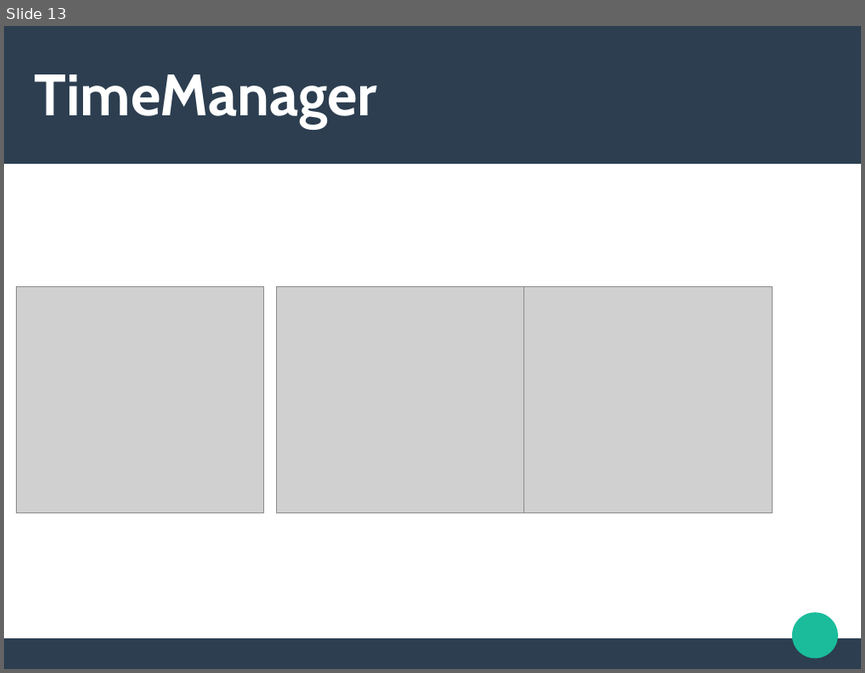
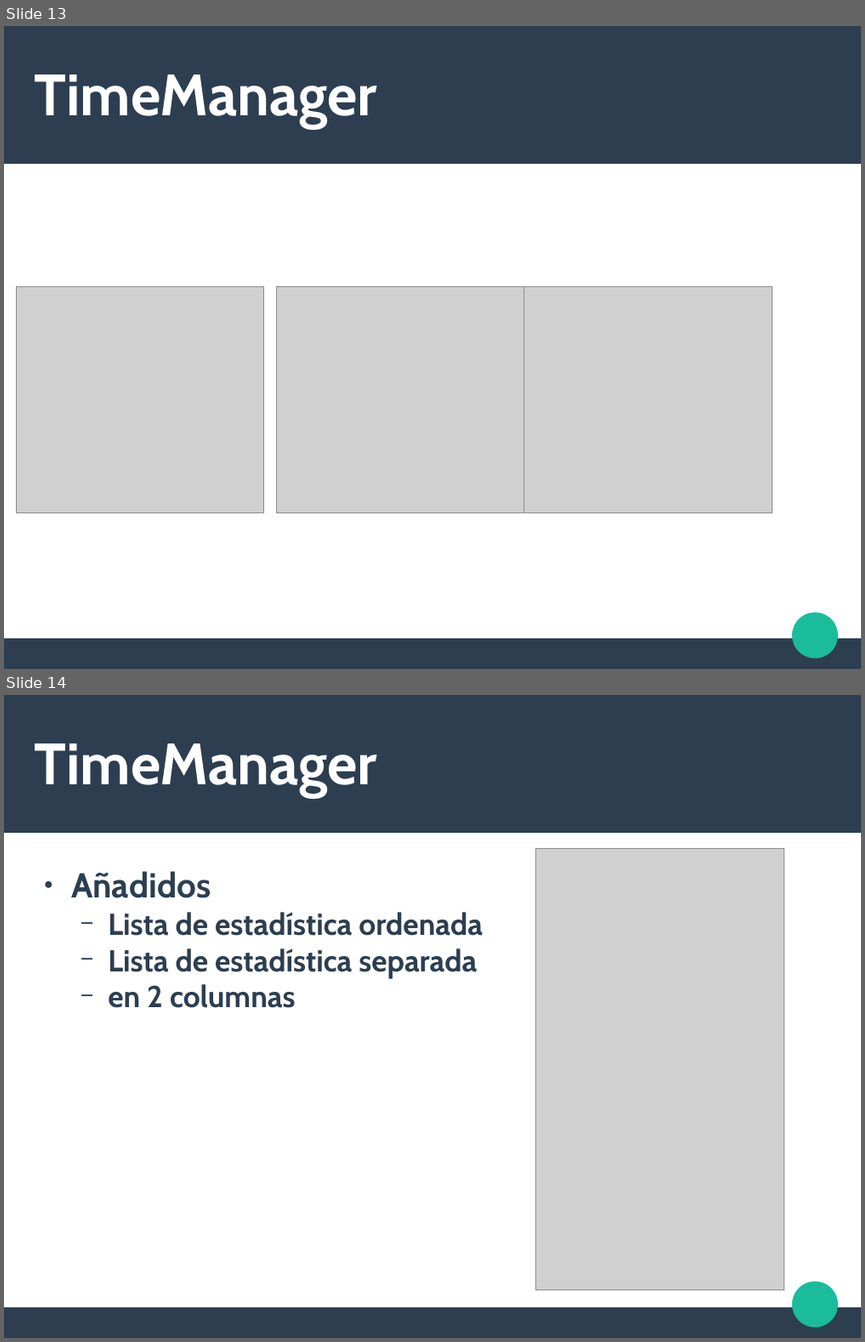
Before and after one commit to wildVeli/PMDTimeApp, a slide deck: Documents/Power.pptx. Shown one above the other, each under a label of ours: slide 13 before the commit, slides 13 and 14 after it. The pictures are 865x673 and 865x1342 pixels, drawn with LibreOffice and Linux fonts; fonts in the diff are those of the drawing; grey boxes stand for pictures. Boxes give left, top, right and bottom in pixels: in the first picture for what was removed or moved away, otherwise in the second. Text is boxed around its words. In the diff, an @@ line names an element or a change of style, - is before the commit and + after.

```diff
--- a/Documents/Power.pptx
+++ b/Documents/Power.pptx
@@ slide 14 added at [4, 695, 861, 1338], background #FFFFFF; not listed: 3 template elements that a slide beside it also shows @@
@@ text added at [35, 743, 377, 797], 54 pt, text #FFFFFF, bold @@
+TimeManager
@@ text added at [71, 871, 483, 1008], 28 pt, text #2C3E50, bold @@
+● Añadidos
+  − Lista de estadística ordenada
+  − Lista de estadística separada
+  − en 2 columnas
@@ picture added at [536, 848, 784, 1291] @@
@@ picture added at [537, 848, 784, 1289] @@
```
Also in this commit, not shown: 3 other slides added, 8 other files.
